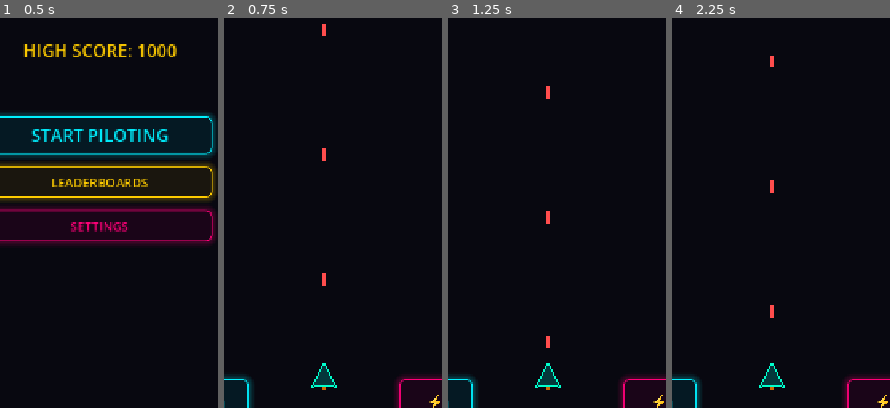
Above: before the commit, frames 1-4 (left to right).
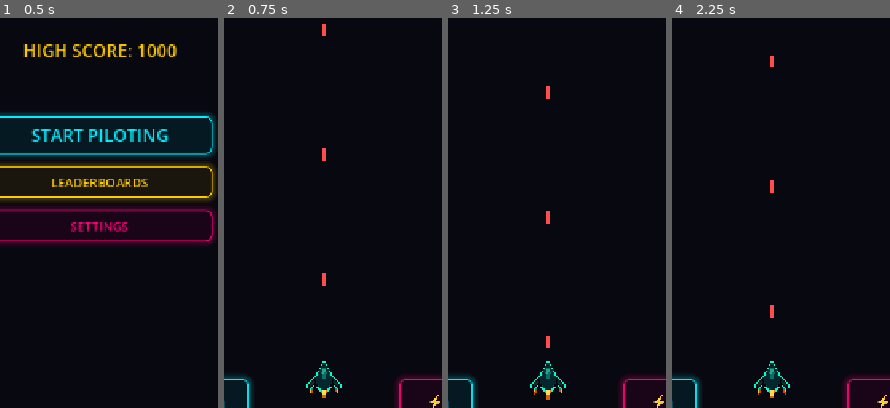
Above: after the commit, the same moments.

Repository: lolriver/spacehit
Game: Godot game, scene res://main.tscn
The game is run twice, just before and just after one commit, with the same random seed, the same clock (stepped at 60 frames per second) and the same inputs.
Inputs (mouse positions are % of the whole screen's width and height, from its top left):
- Up to frame 1 (0.5 s): no input
- Up to frame 2 (0.75 s): click "START PILOTING" at 0.5 s
- Up to frame 3 (1.25 s): no input
- Up to frame 4 (2.25 s): click "||" at 1.25 s; click (50, 51) at 2 s
The pictures show only the part of the screen within x 27-77%, y 47-97%; the shares and areas given below are measured in that part.

Frame 1 is identical in both runs. In frame 2, 0.5% of the frame differs, in the area x 37-55%, y 87-98%; in frame 3, 0.5%; in frame 4, 0.5%.

Commit message:
style: upgrade player ship visuals to premium vector design

Diff:
--- a/player.gd
+++ b/player.gd
@@ -127,16 +127,60 @@
 		if shield >= max_shield:
 			shield_recharge_timer = 0.0
 
-	# 5. Booster Visual Flame Scaling
+	# 5. Triple Booster Visual Flame Animation (center + wing-tips)
 	if booster:
+		var bl = get_node_or_null("BoosterLeft")
+		var br = get_node_or_null("BoosterRight")
+		var bc = get_node_or_null("BoosterCore")
+		var blc = get_node_or_null("BoosterLeftCore")
+		var brc = get_node_or_null("BoosterRightCore")
+
 		if is_boosting:
-			booster.width = randf_range(6.0, 9.0)
-			booster.points = PackedVector2Array([Vector2(0, 10), Vector2(0, randf_range(28.0, 36.0))])
-			booster.default_color = Color(1.0, 0.0, 0.47, 1.0) # Pink boost flame
+			# Center flame - big and magenta
+			booster.points = PackedVector2Array([Vector2(-3, 18), Vector2(0, randf_range(36.0, 44.0)), Vector2(3, 18)])
+			booster.width = randf_range(4.5, 6.0)
+			booster.default_color = Color(1.0, 0.0, 0.47, 0.9)
+			if bc:
+				bc.points = PackedVector2Array([Vector2(-1.5, 18), Vector2(0, randf_range(30.0, 38.0)), Vector2(1.5, 18)])
+				bc.default_color = Color(1.0, 0.7, 0.9, 0.95)
+			# Wing flames - extended and magenta
+			if bl:
+				bl.points = PackedVector2Array([Vector2(-22, 17), Vector2(-21, randf_range(28.0, 34.0)), Vector2(-19, 17)])
+				bl.width = randf_range(3.0, 4.5)
+				bl.default_color = Color(1.0, 0.0, 0.47, 0.85)
+			if br:
+				br.points = PackedVector2Array([Vector2(22, 17), Vector2(21, randf_range(28.0, 34.0)), Vector2(19, 17)])
+				br.width = randf_range(3.0, 4.5)
+				br.default_color = Color(1.0, 0.0, 0.47, 0.85)
+			if blc:
+				blc.points = PackedVector2Array([Vector2(-21.5, 17), Vector2(-21, randf_range(24.0, 30.0)), Vector2(-20, 17)])
+				blc.default_color = Color(1.0, 0.7, 0.9, 0.9)
+			if brc:
+				brc.points = PackedVector2Array([Vector2(21.5, 17), Vector2(21, randf_range(24.0, 30.0)), Vector2(20, 17)])
+				brc.default_color = Color(1.0, 0.7, 0.9, 0.9)
 		else:
-			booster.width = randf_range(2.5, 4.0)
-			booster.points = PackedVector2Array([Vector2(0, 10), Vector2(0, randf_range(16.0, 20.0))])
-			booster.default_color = Color(1.0, 0.5, 0.0, 0.8) # Orange standard flame
+			# Center flame - normal orange flicker
+			booster.points = PackedVector2Array([Vector2(-3, 18), Vector2(0, randf_range(28.0, 34.0)), Vector2(3, 18)])
+			booster.width = randf_range(3.0, 4.0)
+			booster.default_color = Color(1.0, 0.45, 0.0, 0.85)
+			if bc:
+				bc.points = PackedVector2Array([Vector2(-1.5, 18), Vector2(0, randf_range(24.0, 30.0)), Vector2(1.5, 18)])
+				bc.default_color = Color(1.0, 0.9, 0.4, 0.9)
+			# Wing flames - normal orange
+			if bl:
+				bl.points = PackedVector2Array([Vector2(-22, 17), Vector2(-21, randf_range(22.0, 27.0)), Vector2(-19, 17)])
+				bl.width = randf_range(2.0, 3.0)
+				bl.default_color = Color(1.0, 0.4, 0.0, 0.75)
+			if br:
+				br.points = PackedVector2Array([Vector2(22, 17), Vector2(21, randf_range(22.0, 27.0)), Vector2(19, 17)])
+				br.width = randf_range(2.0, 3.0)
+				br.default_color = Color(1.0, 0.4, 0.0, 0.75)
+			if blc:
+				blc.points = PackedVector2Array([Vector2(-21.5, 17), Vector2(-21, randf_range(20.0, 24.0)), Vector2(-20, 17)])
+				blc.default_color = Color(1.0, 0.85, 0.35, 0.85)
+			if brc:
+				brc.points = PackedVector2Array([Vector2(21.5, 17), Vector2(21, randf_range(20.0, 24.0)), Vector2(20, 17)])
+				brc.default_color = Color(1.0, 0.85, 0.35, 0.85)
 
 	# 6. Continuous HUD Sync during active status changes
 	if want_boost or boost < max_boost or is_invulnerable:
--- a/player.tscn
+++ b/player.tscn
@@ -10,20 +10,167 @@
 collision_mask = 4
 script = ExtResource("1_player_gd")
 
-[node name="Booster" type="Line2D" parent="."]
-points = PackedVector2Array(0, 10, 0, 20)
-width = 4.0
-default_color = Color(1, 0.4, 0, 0.8)
+; ── GLOW OUTLINE (wide, low-alpha bloom behind everything) ──────────────
+[node name="GlowOutline" type="Line2D" parent="."]
+z_index = -2
+points = PackedVector2Array(0, -30, -6, -18, -10, -10, -14, -4, -26, 8, -28, 14, -22, 16, -16, 12, -10, 14, -6, 18, 0, 20, 6, 18, 10, 14, 16, 12, 22, 16, 28, 14, 26, 8, 14, -4, 10, -10, 6, -18, 0, -30)
+width = 8.0
+default_color = Color(0, 1, 0.8, 0.15)
 
+; ── MAIN BODY (dark teal fuselage) ──────────────────────────────────────
 [node name="Polygon2D" type="Polygon2D" parent="."]
-color = Color(0, 0.4, 0.4, 0.5)
-polygon = PackedVector2Array(0, -25, -20, 15, -10, 10, 10, 10, 20, 15)
+z_index = 0
+color = Color(0.02, 0.15, 0.18, 1)
+polygon = PackedVector2Array(0, -30, -6, -18, -10, -10, -14, -4, -12, 6, -10, 14, -6, 18, 0, 20, 6, 18, 10, 14, 12, 6, 14, -4, 10, -10, 6, -18)
 
+; ── LEFT WING (swept-back, slightly lighter teal) ──────────────────────
+[node name="WingLeft" type="Polygon2D" parent="."]
+z_index = -1
+color = Color(0.03, 0.2, 0.24, 1)
+polygon = PackedVector2Array(-14, -4, -26, 8, -28, 14, -22, 16, -16, 12, -12, 6)
+
+; ── RIGHT WING ─────────────────────────────────────────────────────────
+[node name="WingRight" type="Polygon2D" parent="."]
+z_index = -1
+color = Color(0.03, 0.2, 0.24, 1)
+polygon = PackedVector2Array(14, -4, 26, 8, 28, 14, 22, 16, 16, 12, 12, 6)
+
+; ── LEFT WING PANEL DETAIL (accent stripe) ─────────────────────────────
+[node name="WingPanelLeft" type="Polygon2D" parent="."]
+z_index = 0
+color = Color(0, 0.7, 0.55, 0.25)
+polygon = PackedVector2Array(-15, -1, -23, 9, -22, 12, -14, 4)
+
+; ── RIGHT WING PANEL DETAIL ────────────────────────────────────────────
+[node name="WingPanelRight" type="Polygon2D" parent="."]
+z_index = 0
+color = Color(0, 0.7, 0.55, 0.25)
+polygon = PackedVector2Array(15, -1, 23, 9, 22, 12, 14, 4)
+
+; ── LEFT ENGINE NACELLE ────────────────────────────────────────────────
+[node name="EngineLeft" type="Polygon2D" parent="."]
+z_index = 1
+color = Color(0.015, 0.1, 0.13, 1)
+polygon = PackedVector2Array(-20, 12, -24, 14, -24, 18, -20, 18, -17, 14)
+
+; ── RIGHT ENGINE NACELLE ───────────────────────────────────────────────
+[node name="EngineRight" type="Polygon2D" parent="."]
+z_index = 1
+color = Color(0.015, 0.1, 0.13, 1)
+polygon = PackedVector2Array(20, 12, 24, 14, 24, 18, 20, 18, 17, 14)
+
+; ── ENGINE NACELLE GLOW RINGS ──────────────────────────────────────────
+[node name="EngineRingLeft" type="Line2D" parent="."]
+z_index = 2
+points = PackedVector2Array(-24, 18, -20, 18, -17, 14)
+width = 1.5
+default_color = Color(0, 1, 0.8, 0.5)
+
+[node name="EngineRingRight" type="Line2D" parent="."]
+z_index = 2
+points = PackedVector2Array(24, 18, 20, 18, 17, 14)
+width = 1.5
+default_color = Color(0, 1, 0.8, 0.5)
+
+; ── COCKPIT CANOPY (bright cyan glass) ─────────────────────────────────
+[node name="Cockpit" type="Polygon2D" parent="."]
+z_index = 2
+color = Color(0, 0.85, 0.7, 0.45)
+polygon = PackedVector2Array(0, -22, -4, -10, -3, -2, 0, 0, 3, -2, 4, -10)
+
+; ── COCKPIT HIGHLIGHT (specular glint) ─────────────────────────────────
+[node name="CockpitHighlight" type="Polygon2D" parent="."]
+z_index = 3
+color = Color(0.6, 1, 0.95, 0.3)
+polygon = PackedVector2Array(0, -20, -2, -12, -1, -6, 0, -5, 1, -8, 1.5, -14)
+
+; ── NOSE RIDGE LINE ────────────────────────────────────────────────────
+[node name="NoseRidge" type="Line2D" parent="."]
+z_index = 3
+points = PackedVector2Array(0, -30, 0, -22)
+width = 1.5
+default_color = Color(0, 1, 0.8, 0.6)
+
+; ── BODY CENTER STRIPE ─────────────────────────────────────────────────
+[node name="CenterStripe" type="Line2D" parent="."]
+z_index = 1
+points = PackedVector2Array(0, 0, 0, 16)
+width = 1.0
+default_color = Color(0, 1, 0.8, 0.2)
+
+; ── BODY HULL ACCENT LINES ─────────────────────────────────────────────
+[node name="HullAccentLeft" type="Line2D" parent="."]
+z_index = 1
+points = PackedVector2Array(-5, -16, -9, -6, -11, 4, -9, 12)
+width = 0.8
+default_color = Color(0, 1, 0.8, 0.12)
+
+[node name="HullAccentRight" type="Line2D" parent="."]
+z_index = 1
+points = PackedVector2Array(5, -16, 9, -6, 11, 4, 9, 12)
+width = 0.8
+default_color = Color(0, 1, 0.8, 0.12)
+
+; ── PRIMARY OUTLINE (crisp neon edge) ──────────────────────────────────
 [node name="Outline" type="Line2D" parent="."]
-points = PackedVector2Array(0, -25, -20, 15, -10, 10, 10, 10, 20, 15, 0, -25)
-width = 2.5
+z_index = 4
+points = PackedVector2Array(0, -30, -6, -18, -10, -10, -14, -4, -26, 8, -28, 14, -22, 16, -16, 12, -10, 14, -6, 18, 0, 20, 6, 18, 10, 14, 16, 12, 22, 16, 28, 14, 26, 8, 14, -4, 10, -10, 6, -18, 0, -30)
+width = 2.0
 default_color = Color(0, 1, 0.8, 1)
 
+; ── WING EDGE ACCENTS ──────────────────────────────────────────────────
+[node name="WingEdgeLeft" type="Line2D" parent="."]
+z_index = 4
+points = PackedVector2Array(-14, -4, -26, 8, -28, 14)
+width = 1.2
+default_color = Color(0, 1, 0.8, 0.7)
+
+[node name="WingEdgeRight" type="Line2D" parent="."]
+z_index = 4
+points = PackedVector2Array(14, -4, 26, 8, 28, 14)
+width = 1.2
+default_color = Color(0, 1, 0.8, 0.7)
+
+; ── CENTER BOOSTER FLAME ───────────────────────────────────────────────
+[node name="Booster" type="Line2D" parent="."]
+z_index = 5
+points = PackedVector2Array(-3, 18, 0, 32, 3, 18)
+width = 3.5
+default_color = Color(1, 0.45, 0, 0.85)
+
+[node name="BoosterCore" type="Line2D" parent="."]
+z_index = 6
+points = PackedVector2Array(-1.5, 18, 0, 28, 1.5, 18)
+width = 2.0
+default_color = Color(1, 0.9, 0.4, 0.9)
+
+; ── LEFT WING-TIP BOOSTER FLAME ────────────────────────────────────────
+[node name="BoosterLeft" type="Line2D" parent="."]
+z_index = 5
+points = PackedVector2Array(-22, 17, -21, 26, -19, 17)
+width = 2.5
+default_color = Color(1, 0.4, 0, 0.75)
+
+[node name="BoosterLeftCore" type="Line2D" parent="."]
+z_index = 6
+points = PackedVector2Array(-21.5, 17, -21, 23, -20, 17)
+width = 1.5
+default_color = Color(1, 0.85, 0.35, 0.85)
+
+; ── RIGHT WING-TIP BOOSTER FLAME ───────────────────────────────────────
+[node name="BoosterRight" type="Line2D" parent="."]
+z_index = 5
+points = PackedVector2Array(22, 17, 21, 26, 19, 17)
+width = 2.5
+default_color = Color(1, 0.4, 0, 0.75)
+
+[node name="BoosterRightCore" type="Line2D" parent="."]
+z_index = 6
+points = PackedVector2Array(21.5, 17, 21, 23, 20, 17)
+width = 1.5
+default_color = Color(1, 0.85, 0.35, 0.85)
+
+; ── COLLISION & MARKERS (unchanged) ────────────────────────────────────
 [node name="CollisionShape2D" type="CollisionShape2D" parent="."]
 shape = SubResource("CircleShape2D_1")
 
